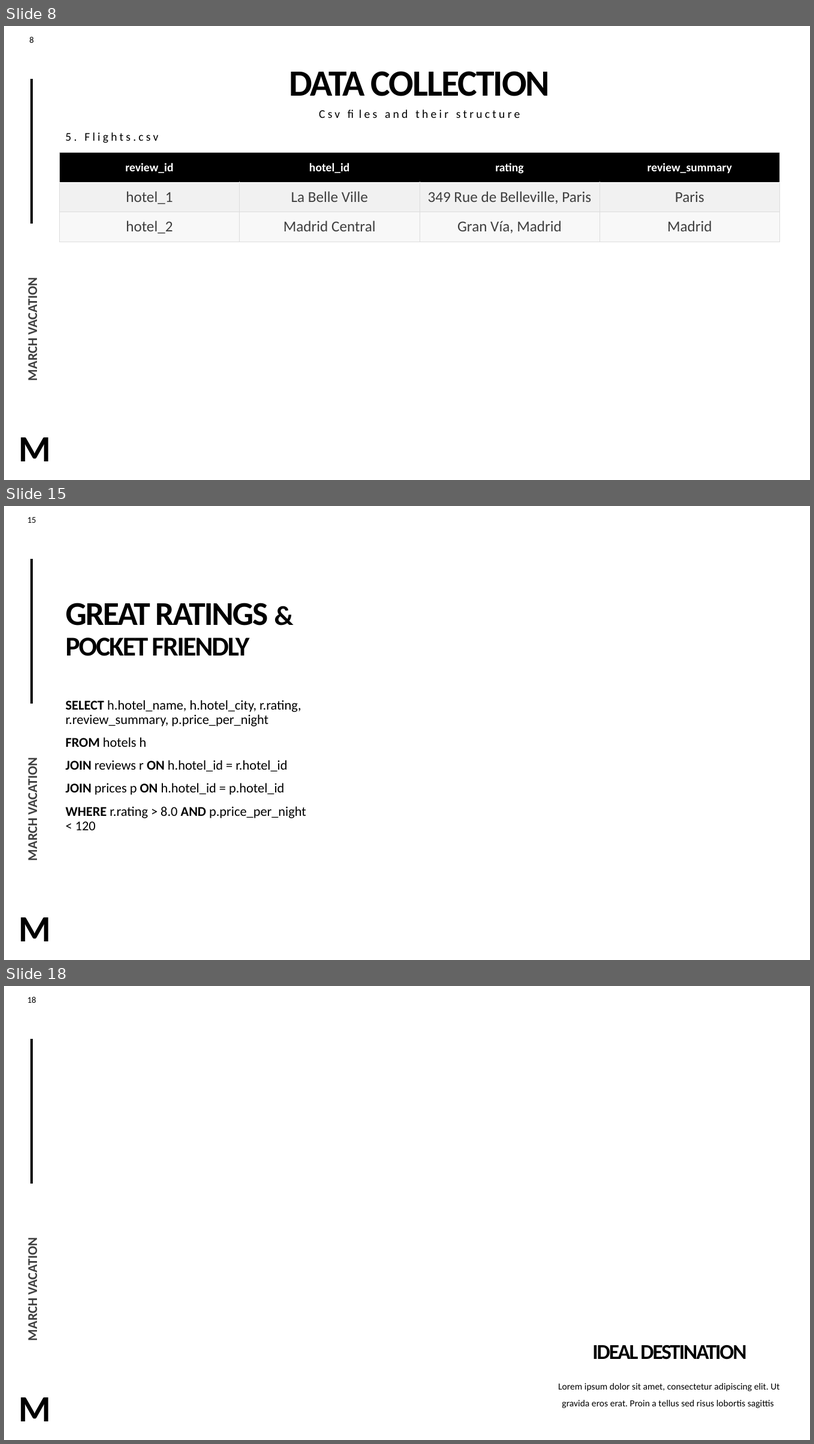
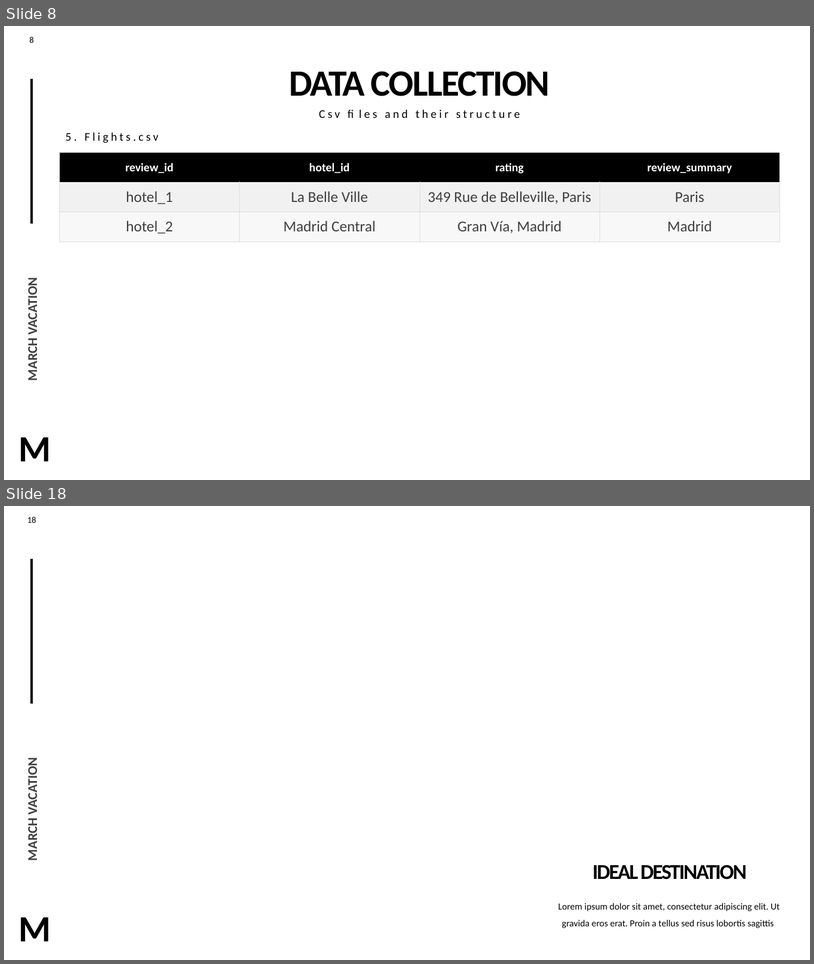
Before and after one commit to Poojashrees3/hadoop-clusters-travel, a slide deck: March vacation.pptx. Shown one above the other, each under a label of ours: slides 8, 15 and 18 before the commit, slides 8 and 18 after it; the slides between them are not shown. The pictures are 814x1444 and 814x964 pixels, drawn with LibreOffice and Linux fonts; fonts in the diff are those of the drawing; background and template pictures are left out. Boxes give left, top, right and bottom in pixels: in the first picture for what was removed or moved away, otherwise in the second. Text is boxed around its words. In the diff, an @@ line names an element or a change of style, - is before the commit and + after.

```diff
--- a/March vacation.pptx
+++ b/March vacation.pptx
@@ slide 15 removed at [4,506,810,960], background #FFFFFF; not listed: 2 template elements that a slide beside it also shows @@
@@ title removed at [66,603,268,656] @@
-GREAT RATINGS & POCKET FRIENDLY
@@ text removed at [66,700,306,830] @@
-SELECT h.hotel_name, h.hotel_city, r.rating, r.review_summary, p.price_per_night
-FROM hotels h
-JOIN reviews r ON h.hotel_id = r.hotel_id
-JOIN prices p ON h.hotel_id = p.hotel_id
-WHERE r.rating > 8.0 AND p.price_per_night < 120
@@ text removed at [24,763,41,859] @@
-MARCH VACATION
@@ text removed at [18,917,51,941] @@
-M
```
Also in this commit, not shown: 14 slides changed, 1 slide added, 5 other files.
